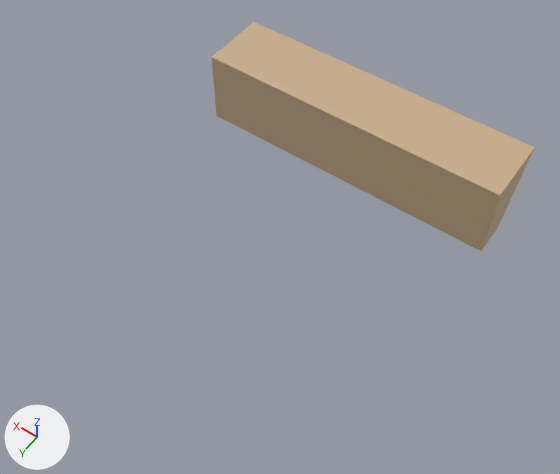
Two versions of the glTF model models/simple_7inch/vinyl_record_storage.glb, one commit apart.
Before and after are seen from a 50 mm camera at (-11.5, 52.7, 65.9) aimed at (17.4, 12.3, 2.3). Arrows for +X, +Y and +Z are at lower left; the lights stay in place. The first picture is the older version. Where no turn or scale is listed for an object, it has been applied to the vertices.

Names of what the first picture shows: 'back', 'bottom', 'side_left' and 1 more.
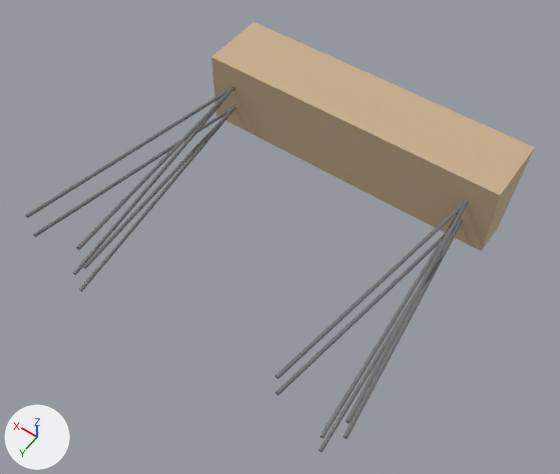
Diff of the bpy script that builds the scene:
```diff
--- a/models/simple_7inch/vinyl_record_storage.glb.py
+++ b/models/simple_7inch/vinyl_record_storage.glb.py
@@ mat_defaultmaterial_011 @@
+mat_defaultmaterial_011 = bpy.data.materials.new('DefaultMaterial.011')
+mat_defaultmaterial_011.use_nodes = True; mat_defaultmaterial_011.node_tree.nodes.clear()
+_N = mat_defaultmaterial_011.node_tree.nodes; _L = mat_defaultmaterial_011.node_tree.links
+n0 = _N.new('ShaderNodeOutputMaterial'); n0.name = 'Material Output'
+n1 = _N.new('ShaderNodeBsdfPrincipled'); n1.name = 'Principled BSDF'
+n2 = _N.new('ShaderNodeVertexColor'); n2.name = 'Color Attribute'
+_L.new(n1.outputs[0], n0.inputs[0])  # 'BSDF' to 'Surface'
+_L.new(n2.outputs[0], n1.inputs[0])  # 'Color' to 'Base Color'
@@ mat_defaultmaterial_010 @@
+mat_defaultmaterial_010 = bpy.data.materials.new('DefaultMaterial.010')
+mat_defaultmaterial_010.use_nodes = True; mat_defaultmaterial_010.node_tree.nodes.clear()
+_N = mat_defaultmaterial_010.node_tree.nodes; _L = mat_defaultmaterial_010.node_tree.links
+n0 = _N.new('ShaderNodeOutputMaterial'); n0.name = 'Material Output'
+n1 = _N.new('ShaderNodeBsdfPrincipled'); n1.name = 'Principled BSDF'
+n2 = _N.new('ShaderNodeVertexColor'); n2.name = 'Color Attribute'
+_L.new(n1.outputs[0], n0.inputs[0])  # 'BSDF' to 'Surface'
+_L.new(n2.outputs[0], n1.inputs[0])  # 'Color' to 'Base Color'
@@ mat_defaultmaterial_009 @@
+mat_defaultmaterial_009 = bpy.data.materials.new('DefaultMaterial.009')
+mat_defaultmaterial_009.use_nodes = True; mat_defaultmaterial_009.node_tree.nodes.clear()
+_N = mat_defaultmaterial_009.node_tree.nodes; _L = mat_defaultmaterial_009.node_tree.links
+n0 = _N.new('ShaderNodeOutputMaterial'); n0.name = 'Material Output'
+n1 = _N.new('ShaderNodeBsdfPrincipled'); n1.name = 'Principled BSDF'
+n2 = _N.new('ShaderNodeVertexColor'); n2.name = 'Color Attribute'
+_L.new(n1.outputs[0], n0.inputs[0])  # 'BSDF' to 'Surface'
+_L.new(n2.outputs[0], n1.inputs[0])  # 'Color' to 'Base Color'
@@ mat_defaultmaterial_008 @@
+mat_defaultmaterial_008 = bpy.data.materials.new('DefaultMaterial.008')
+mat_defaultmaterial_008.use_nodes = True; mat_defaultmaterial_008.node_tree.nodes.clear()
+_N = mat_defaultmaterial_008.node_tree.nodes; _L = mat_defaultmaterial_008.node_tree.links
+n0 = _N.new('ShaderNodeOutputMaterial'); n0.name = 'Material Output'
+n1 = _N.new('ShaderNodeBsdfPrincipled'); n1.name = 'Principled BSDF'
+n2 = _N.new('ShaderNodeVertexColor'); n2.name = 'Color Attribute'
+_L.new(n1.outputs[0], n0.inputs[0])  # 'BSDF' to 'Surface'
+_L.new(n2.outputs[0], n1.inputs[0])  # 'Color' to 'Base Color'
@@ ob_leg_back_right @@
+ob_leg_back_right = bpy.data.objects.new('leg_back_right', me_leg_back_right)  # 198 vertices, 384 faces; spans x 29.1..36.5, y 0.0..28.0, z 2.0..8.3
+ob_leg_back_right.location = (0.0, 0.0, 0.0)
@@ ob_leg_back_left @@
+ob_leg_back_left = bpy.data.objects.new('leg_back_left', me_leg_back_left)  # 198 vertices, 384 faces; spans x -0.6..6.7, y 0.0..28.0, z 2.0..8.3
+ob_leg_back_left.location = (0.0, 0.0, 0.0)
@@ ob_leg_front_right @@
+ob_leg_front_right = bpy.data.objects.new('leg_front_right', me_leg_front_right)  # 198 vertices, 384 faces; spans x 29.1..36.5, y 0.0..28.0, z -1.0..5.3
+ob_leg_front_right.location = (0.0, 0.0, 0.0)
@@ ob_leg_front_left @@
+ob_leg_front_left = bpy.data.objects.new('leg_front_left', me_leg_front_left)  # 198 vertices, 384 faces; spans x -0.6..6.7, y 0.0..28.0, z -1.0..5.3
+ob_leg_front_left.location = (0.0, 0.0, 0.0)
```

Pixel boxes [x1, y1, x2, y2] of what changed, in the pictures (560 x 474 px):
'leg_back_left', added: after [275, 200, 468, 439]
'leg_front_left', added: after [275, 219, 463, 452]
'leg_back_right', added: after [26, 86, 235, 275]
'leg_front_right', added: after [33, 106, 236, 292]
